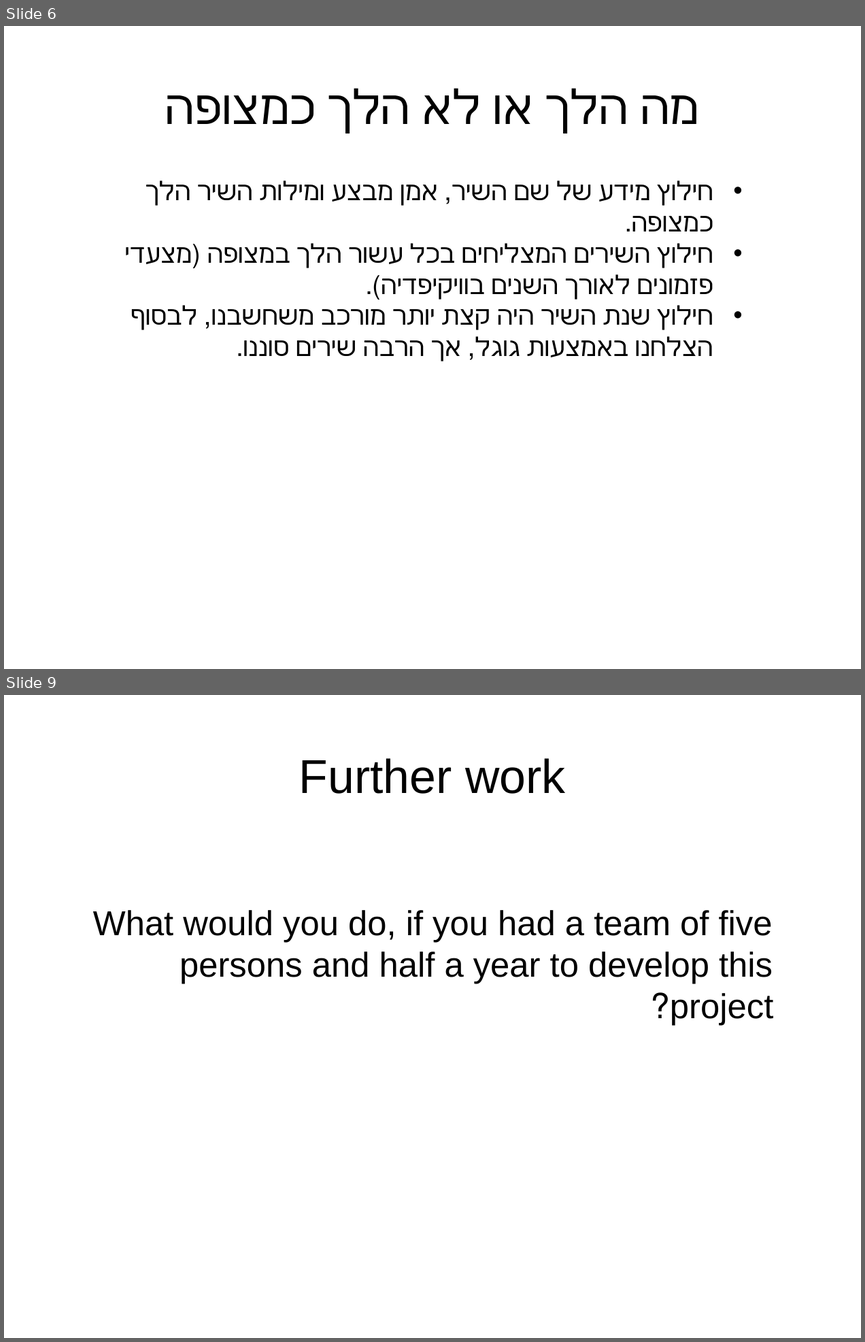
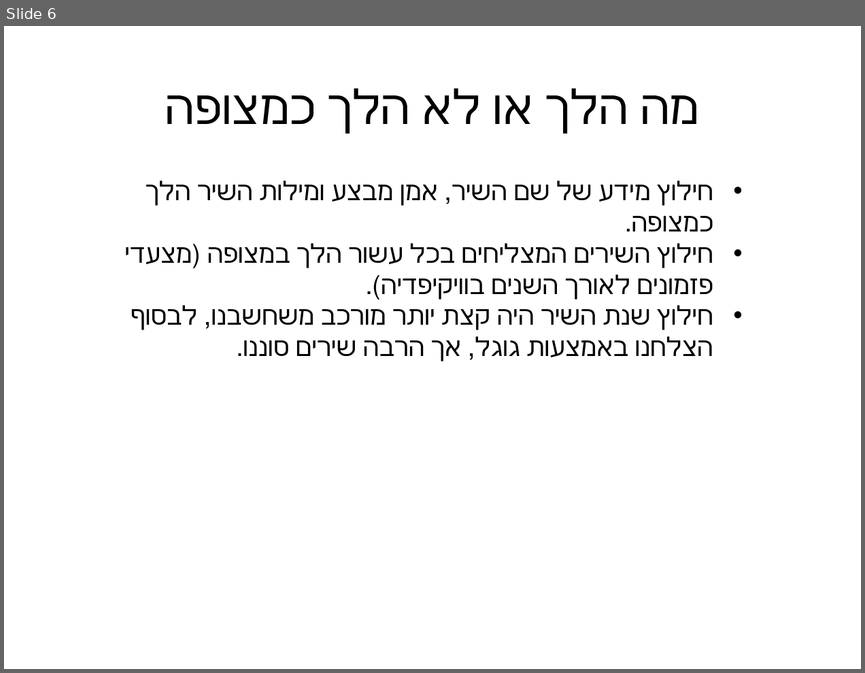
Before and after one commit to shaharjacob/hebrew-songs, a slide deck: project_presentation_template.pptx. Shown one above the other, each under a label of ours: slides 6 and 9 before the commit, slide 6 after it; the slides between them are not shown. The pictures are 865x1342 and 865x673 pixels, drawn with LibreOffice and Linux fonts; fonts in the diff are those of the drawing; background and template pictures are left out. Boxes give left, top, right and bottom in pixels: in the first picture for what was removed or moved away, otherwise in the second. Text is boxed around its words. In the diff, an @@ line names an element or a change of style, - is before the commit and + after.

```diff
--- a/project_presentation_template.pptx
+++ b/project_presentation_template.pptx
@@ slide 9 removed at bbox=[4, 695, 861, 1338], background picture (left out) @@
@@ text removed at bbox=[299, 758, 565, 794] @@
-Further work
@@ text removed at bbox=[93, 910, 773, 1025] @@
-What would you do, if you had a team of five persons and half a year to develop this project?
```
Also in this commit, not shown: 3 slides changed, 1 other slide removed.
